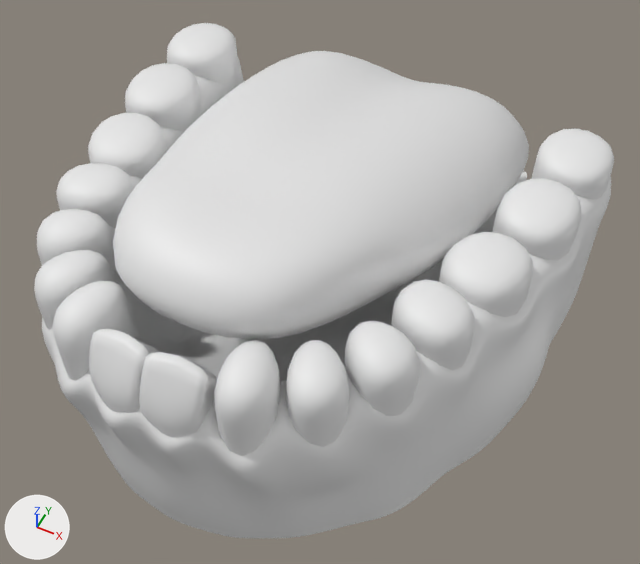
Two versions of the Blender file FinishedModelBottomTeethScaledRelaxed.blend, one commit apart.
Before and after are seen from a camera (50 mm lens) standing at (0.611, -1.55, 1.292) and looking at (0.044, -0.417, -0.126). Every picture has the same lights, and +X, +Y and +Z are marked at lower left.
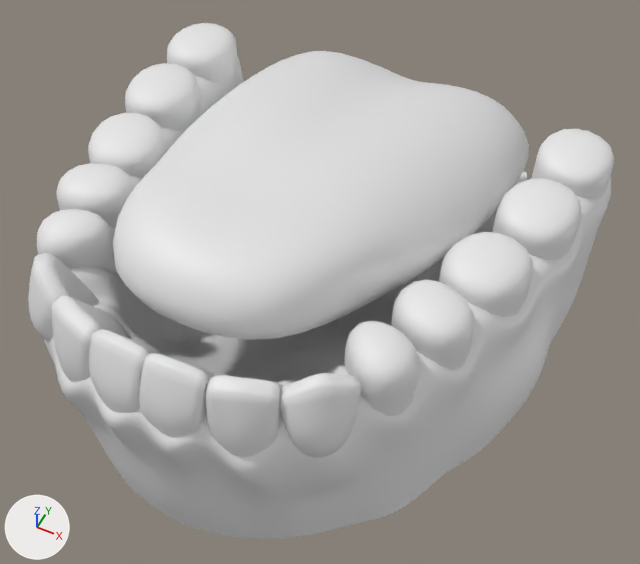
Commit message: Made two more teeth.

Pixel boxes [x1, y1, x2, y2] of what changed, in the pictures (640 x 564 px; the box of a moved part takes in the faces that stretch with it):
'Cylinder', reshaped: before [34, 23, 614, 538]; after [28, 23, 614, 538]
part 1 of me_cylinder, rebuilt: before [52, 281, 280, 456]; after [51, 295, 283, 457]
part 2 of me_cylinder, built on: before [34, 250, 349, 447]; after [28, 253, 361, 458]
part 3 of me_cylinder, moved or reshaped: before [89, 329, 208, 419]; after [89, 330, 208, 419]

Edits to the bpy script that builds the scene:
```text
Change me_cylinder:
    used by ob_cylinder; location = (0.0, 0.0, 0.0)
    verts and faces of me_cylinder; kept vertices keep their numbers, new ones are numbered from 426
    before: 409 (0.052, -0.925, 0.2), 425 (0.051, -0.908, 0.2)
    remove me_cylinder.from_pydata(...)  # 426 vertices, 369 faces; spans x -0.003..0.556, y -1.02..0.326, z -0.393..0.305
    add me_cylinder.from_pydata(...)  # 468 vertices, 407 faces; spans x -0.003..0.556, y -1.02..0.326, z -0.393..0.305
    me_cylinder part 1: the loose piece of 12 vertices spanning x 0.084..0.23, y -0.981..-0.783, z -0.007..0.21 is rebuilt with 33 vertices and now spans x 0.092..0.216, y -0.961..-0.806, z -0.01..0.19
    me_cylinder part 2
    10 vertices are removed from x 0.164..0.333, y -0.924..-0.724, z -0.007..0.19
    9 faces are deleted
    31 vertices are added at x 0.197..0.326, y -0.908..-0.778, z -0.002..0.2
    28 new faces join them
    me_cylinder part 3
    add verts[409] = (0.053, -0.934, 0.2)  # moved
    add verts[425] = (0.052, -0.918, 0.2)  # moved
```
